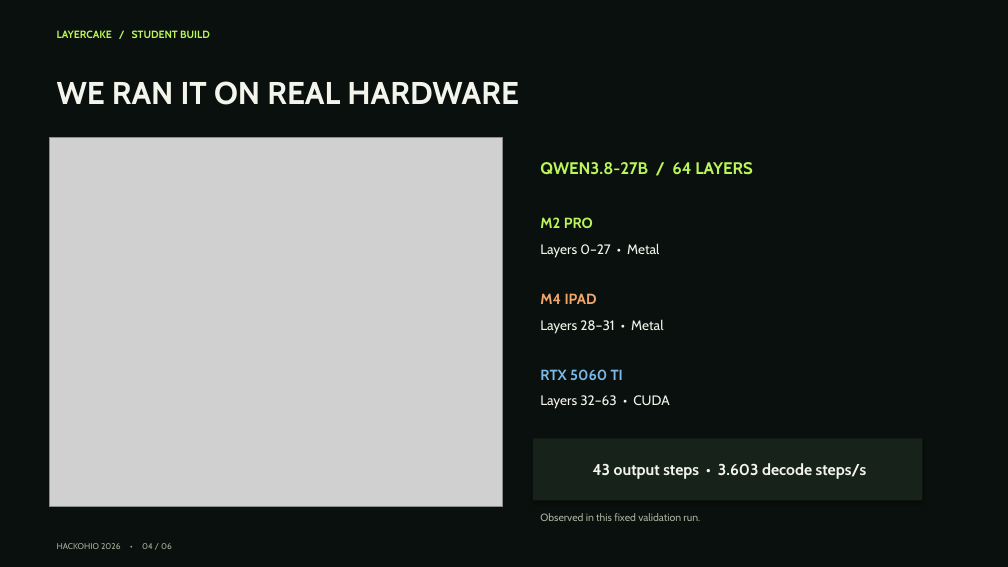
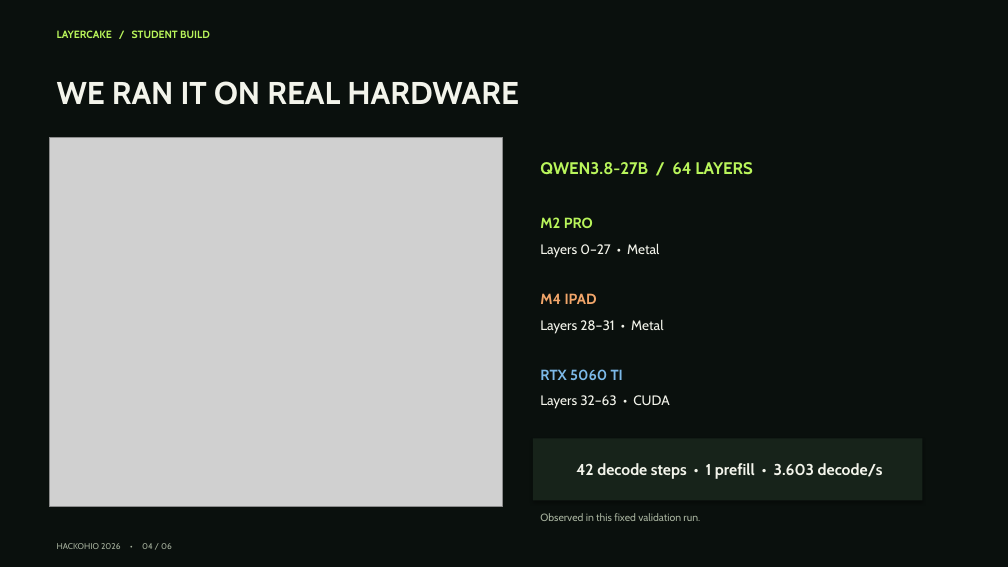
Before and after one commit to yash-joshi-0/HackOHIO26, a slide deck: slide 4 of Layercake_judges_pitch.pptx. Drawn at 1008x567 pixels with LibreOffice and Linux fonts; fonts in the diff are those of the drawing; grey boxes stand for pictures. Boxes give left, top, right and bottom in pixels: in the first picture for what was removed or moved away, otherwise in the second. Text is boxed around its words. In the diff, an @@ line names an element or a change of style, - is before the commit and + after.

Commit message:
Fix pitch step count to distinguish prefill and decode

```diff
--- a/Layercake_judges_pitch.pptx
+++ b/Layercake_judges_pitch.pptx
@@ text at [576, 463, 883, 479]: text changed @@
-43 output steps • 3.603 decode steps/s
+42 decode steps • 1 prefill • 3.603 decode/s
```
Also in this commit, not shown: 1 other slide changed, 1 other file.
